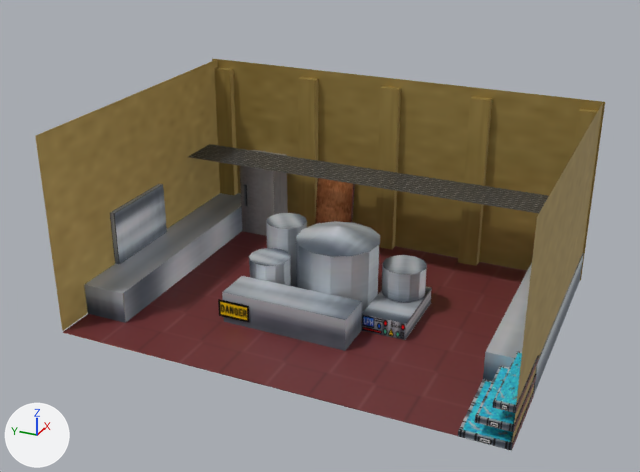
Renders of the OBJ model models/superlab/superlab.obj from each side of a commit.
Rendered twice from a 50 mm camera at (-6.68, -2.88, 4.09) aimed at (-0.11, 0.08, 0.8). Lighting does not change. The marker at lower left points along +X, +Y and +Z. Where no turn or scale is listed for an object, it has been applied to the vertices.
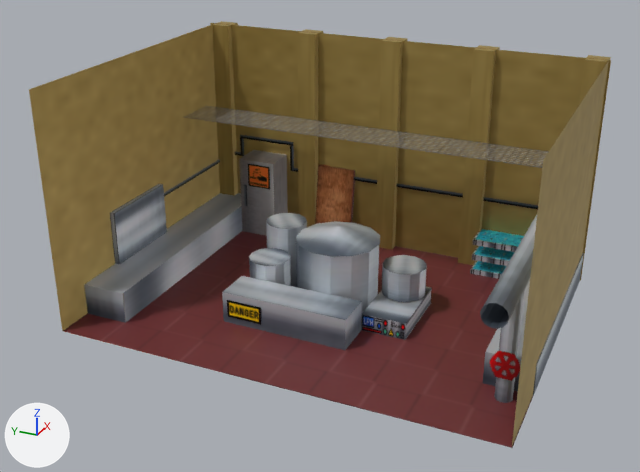
Location of each change, (x1, y1, x2, y2) in pixels of the pictures (640 x 472 px):
'Plane.002', surface changed, mesh rescaled (11% taller)
    before: (35, 59, 605, 442)
    after: (29, 23, 611, 449)
'Cube.016', surface changed
    both: (87, 199, 542, 395)
'Cube.004', surface changed, mesh rescaled (23% taller)
    before: (215, 67, 598, 266)
    after: (213, 21, 611, 265)
'Plane.001', deleted
    before: (188, 144, 549, 213)
'Cube.020', deleted (cyan)
    before: (458, 351, 539, 451)
'Plane.001_Plane.005', added
    after: (184, 106, 549, 168)
'Cylinder.003_Cylinder.002', added
    after: (480, 215, 537, 329)
'Cube.013', surface changed
    both: (315, 165, 355, 224)
'Cube.020_Cube.022', added
    after: (470, 229, 524, 279)
'Cylinder.002_Cylinder.001', added
    after: (494, 290, 525, 403)
'Plane.005_Plane.003', added
    after: (489, 351, 520, 381)
'Plane.003_Plane.006', added
    after: (227, 300, 261, 325)
'Plane.007', added
    after: (354, 177, 538, 209)
'Plane.003', deleted (yellow)
    before: (218, 299, 249, 323)
'Plane.004_Plane.001', added
    after: (248, 164, 270, 189)
'Plane.009', added
    after: (235, 135, 298, 172)
'Plane.008', added
    after: (164, 159, 220, 197)

Patch to the scene script:
```diff
--- a/models/superlab/superlab.obj.py
+++ b/models/superlab/superlab.obj.py
@@ mat_textures @@
 n0 = _N.new('ShaderNodeBsdfPrincipled'); n0.name = 'Principled BSDF'
 n2.image = img_superlab_textures_png
+n3 = _N.new('ShaderNodeTexImage'); n3.name = 'Image Texture.001'
+n3.image = img_superlab_textures_png
 _L.new(n2.outputs[0], n0.inputs[0])  # 'Color' to 'Base Color'
 _L.new(n0.outputs[0], n1.inputs[0])  # 'BSDF' to 'Surface'
+_L.new(n3.outputs[1], n0.inputs[4])  # 'Alpha' to 'Alpha'
@@ me_cube_004 @@
 me_cube_004.from_pydata(...)  # 40 vertices, 30 faces; spans x 1.37..1.6, y -2.01..1.99, z 0.05..1.78
+# me_cube_004 part 1: the whole mesh is scaled about its middle by (1, 1, 1.28), then moved by (0.0, 0.0, 0.22)
 me_cube_004.materials.append(mat_textures)
@@ me_plane_002 @@
 me_plane_002.from_pydata(...)  # 12 vertices, 3 faces; spans x -1.41..1.48, y -2.03..2.05, z 0.06..1.87
+# me_plane_002 part 2: the whole mesh is scaled about its middle by (1, 1, 1.21), then moved by (0.0, 0.0, 0.19)
 me_plane_002.materials.append(mat_textures)
@@ ob_cube_020 @@
-ob_cube_020 = bpy.data.objects.new('Cube.020', me_cube_020)
@@ ob_plane_001 @@
-ob_plane_001 = bpy.data.objects.new('Plane.001', me_plane_001)
@@ ob_plane_003 @@
-ob_plane_003 = bpy.data.objects.new('Plane.003', me_plane_003)
@@ ob_plane_009 @@
+ob_plane_009 = bpy.data.objects.new('Plane.009', me_plane_009)  # 20 vertices, 5 faces; spans x 1.423, y 0.999..1.802, z 0.746..1.075
+ob_plane_009.location = (0.0, 0.0, 0.0)
@@ ob_plane_008 @@
+ob_plane_008 = bpy.data.objects.new('Plane.008', me_plane_008)  # 4 vertices, 1 face; spans x 0.213..1.399, y 1.968, z 0.732..0.772
+ob_plane_008.location = (0.0, 0.0, 0.0)
@@ ob_plane_007 @@
+ob_plane_007 = bpy.data.objects.new('Plane.007', me_plane_007)  # 4 vertices, 1 face; spans x 1.44, y -1.89..0.88, z 0.74..0.78
+ob_plane_007.location = (0.0, 0.0, 0.0)
@@ ob_plane_005_plane_003 @@
+ob_plane_005_plane_003 = bpy.data.objects.new('Plane.005_Plane.003', me_plane_005_plane_003)  # 4 vertices, 1 face; spans x -0.902, y -1.929..-1.692, z 0.292..0.529
+ob_plane_005_plane_003.location = (0.0, 0.0, 0.0)
@@ ob_plane_004_plane_001 @@
+ob_plane_004_plane_001 = bpy.data.objects.new('Plane.004_Plane.001', me_plane_004_plane_001)  # 4 vertices, 1 face; spans x 1.132..1.137, y 1.221..1.482, z 0.618..0.871
+ob_plane_004_plane_001.location = (0.0, 0.0, 0.0)
@@ ob_plane_003_plane_006 @@
+ob_plane_003_plane_006 = bpy.data.objects.new('Plane.003_Plane.006', me_plane_003_plane_006)  # 4 vertices, 1 face; spans x -0.688..-0.683, y 0.387..0.729, z 0.127..0.299
+ob_plane_003_plane_006.location = (0.0, 0.0, 0.0)
@@ ob_plane_001_plane_005 @@
+ob_plane_001_plane_005 = bpy.data.objects.new('Plane.001_Plane.005', me_plane_001_plane_005)  # 4 vertices, 1 face; spans x 0.71..1.17, y -2.01..1.98, z 1.44
+ob_plane_001_plane_005.location = (0.0, 0.0, 0.0)
@@ ob_cylinder_003_cylinder_002 @@
+ob_cylinder_003_cylinder_002 = bpy.data.objects.new('Cylinder.003_Cylinder.002', me_cylinder_003_cylinder_002)  # 26 vertices, 13 faces; spans x -1.42..1.58, y -1.9..-1.7, z 1.01..1.21
+ob_cylinder_003_cylinder_002.location = (0.0, 0.0, 0.0)
@@ ob_cylinder_002_cylinder_001 @@
+ob_cylinder_002_cylinder_001 = bpy.data.objects.new('Cylinder.002_Cylinder.001', me_cylinder_002_cylinder_001)  # 26 vertices, 13 faces; spans x -0.891..-0.749, y -1.882..-1.739, z 0.055..1.072
+ob_cylinder_002_cylinder_001.location = (0.0, 0.0, 0.0)
@@ ob_cube_020_cube_022 @@
+ob_cube_020_cube_022 = bpy.data.objects.new('Cube.020_Cube.022', me_cube_020_cube_022)  # 24 vertices, 18 faces; spans x 1.168..1.577, y -1.602..-0.989, z 0.054..0.433
+ob_cube_020_cube_022.location = (0.0, 0.0, 0.0)
```
